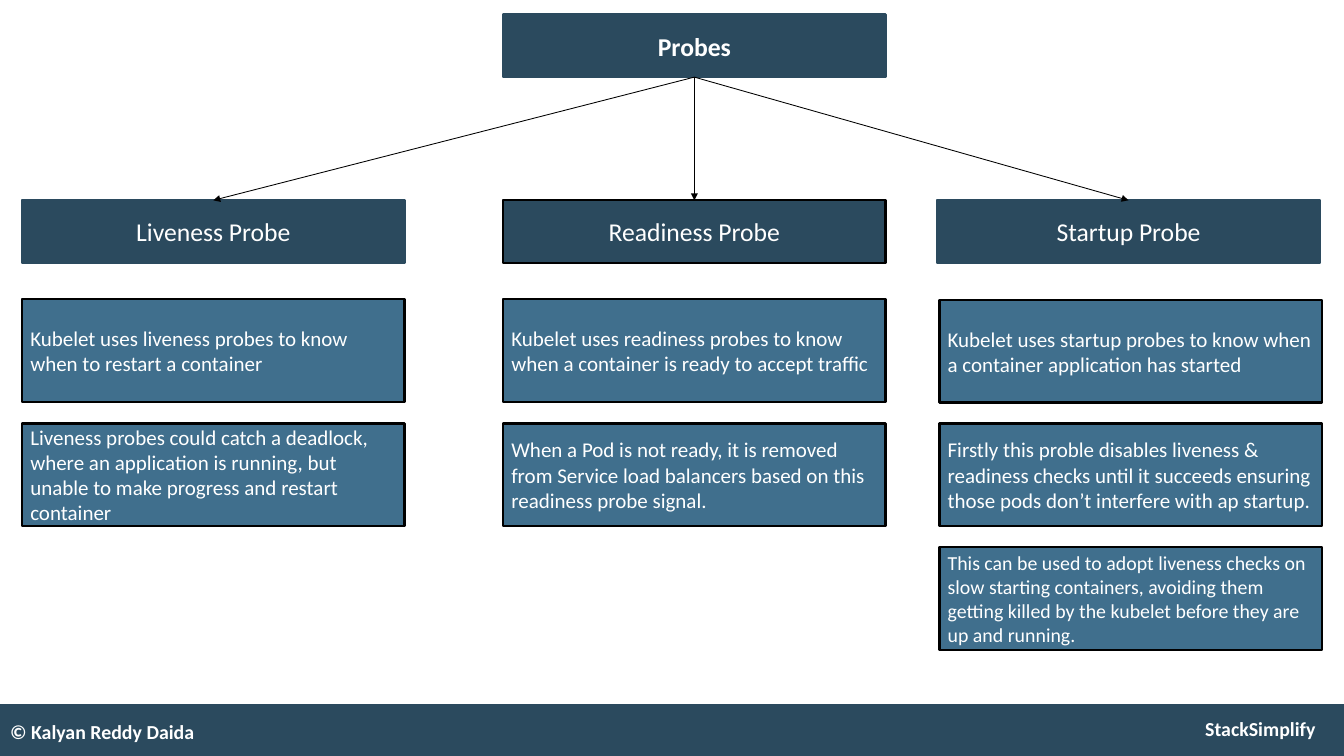
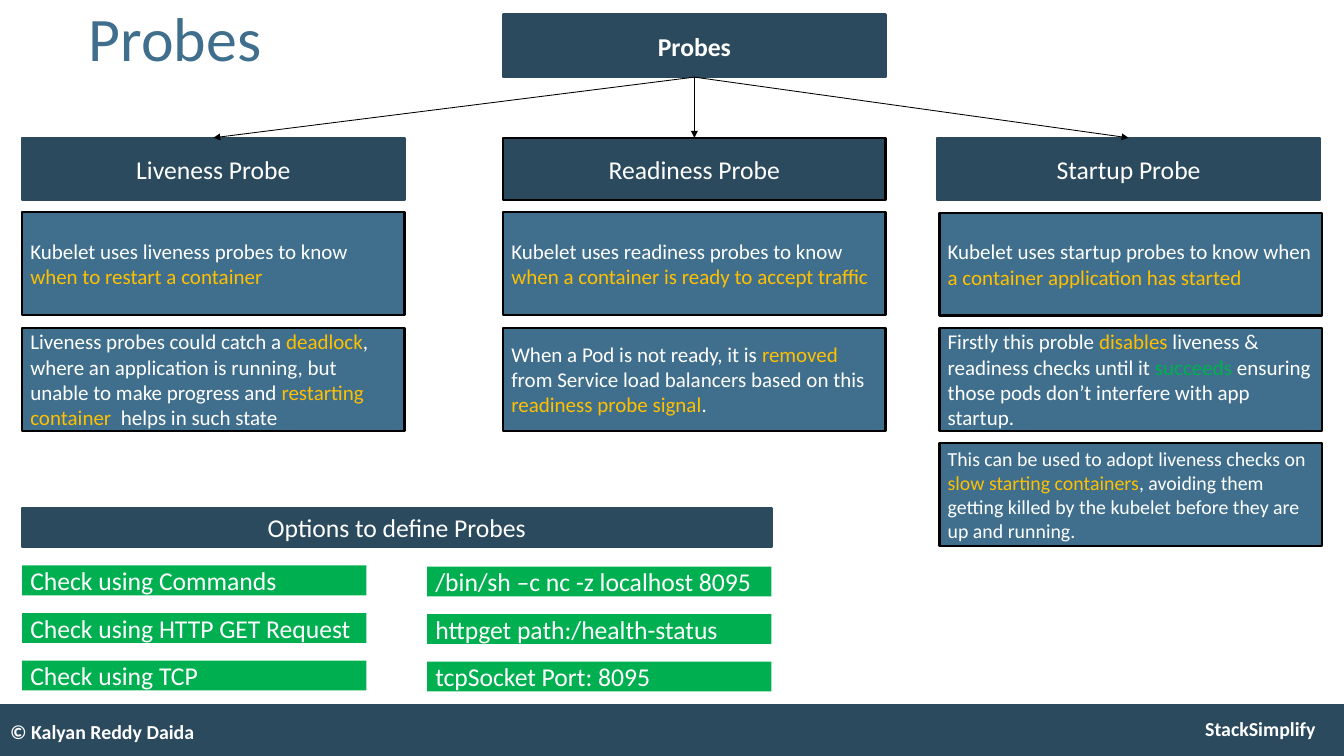
Before and after one commit to stacksimplify/aws-eks-kubernetes-masterclass, a slide deck: slide 59 of presentation/AWS-Fargate-and-EKS-Masterclass.pptx. Drawn at 1344x756 pixels with LibreOffice and Linux fonts; fonts in the diff are those of the drawing. Boxes give left, top, right and bottom in pixels: in the first picture for what was removed or moved away, otherwise in the second. Text is boxed around its words. In the diff, an @@ line names an element or a change of style, - is before the commit and + after.

```diff
--- a/presentation/AWS-Fargate-and-EKS-Masterclass.pptx
+++ b/presentation/AWS-Fargate-and-EKS-Masterclass.pptx
@@ title added at (89,18,261,62), 53 pt, text #406F8D @@
+Probes
@@ arrow moved from (695, 77) - (213, 200) to (695, 77) - (213, 138) @@
@@ arrow moved from (695, 77) - (1129, 200) to (695, 77) - (1129, 138) @@
@@ arrow moved from (695, 77) - (695, 200) to (695, 77) - (695, 138) @@
@@ 3 rectangles: place and size @@
-3 rectangles at (22,200,1320,262)
+3 rectangles at (22,138,1320,200)
@@ rectangle "Kubelet uses liveness probes to ..." at (22,213,404,315): text colour #FFFFFF to #FFC000 in "when to restart a container" @@
@@ rectangle "Kubelet uses readiness probes to ..." at (503,213,885,315): text colour #FFFFFF to #FFC000 in "when a container is ready to accept ..." @@
@@ 3 rectangles: place and size @@
-3 rectangles at (22,299,1321,402)
+3 rectangles at (22,213,1321,315)
@@ rectangle "Kubelet uses startup probes to ..." at (939,213,1321,315): text colour #FFFFFF to #FFC000 in "a container application has started" @@
@@ 3 rectangles: place and size @@
-3 rectangles at (22,423,1321,526)
+3 rectangles at (22,328,1321,430)
@@ rectangle "When a Pod is not ..." at (503,328,885,430): text colour #FFFFFF to #FFC000 in "removed readiness probe signal." @@
@@ text in rectangle at (30,334,368,432): text changed @@
-Liveness probes could catch a deadlock, where an application is running, but unable to make progress and restart container
+Liveness probes could catch a deadlock, where an application is running, but unable to make progress and restarting container helps in such state
@@ text in rectangle at (948,334,1311,432): text changed @@
-Firstly this proble disables liveness & readiness checks until it succeeds ensuring those pods don’t interfere with ap startup.
+Firstly this proble disables liveness & readiness checks until it succeeds ensuring those pods don’t interfere with app startup.
@@ rectangle "This can be used to ...": place and size @@
-rectangle "This can be used to ..." at (939,547,1321,649)
+rectangle "This can be used to ..." at (939,444,1321,546)
@@ rectangle "This can be used to ..." at (939,444,1321,546): text colour #FFFFFF to #FFC000 in "slow starting containers," @@
@@ rectangle added at (22,507,771,547), fill #2B4A5E, outline #2B4A5E 2 pt, 22 pt, text #FFFFFF @@
+Options to define Probes
@@ rectangle added at (22,565,366,596), fill #00B050, 22 pt, text #FFFFFF @@
+Check using Commands
@@ rectangle added at (427,566,771,596), fill #00B050, 22 pt, text #FFFFFF @@
+/bin/sh –c nc -z localhost 8095
@@ rectangle added at (22,613,366,643), fill #00B050, 22 pt, text #FFFFFF @@
+Check using HTTP GET Request
@@ rectangle added at (427,614,771,644), fill #00B050, 22 pt, text #FFFFFF @@
+httpget path:/health-status
@@ rectangle added at (22,660,366,690), fill #00B050, 22 pt, text #FFFFFF @@
+Check using TCP
@@ rectangle added at (427,662,771,692), fill #00B050, 22 pt, text #FFFFFF @@
+tcpSocket Port: 8095
```
Also in this commit, not shown: 32 other files.
